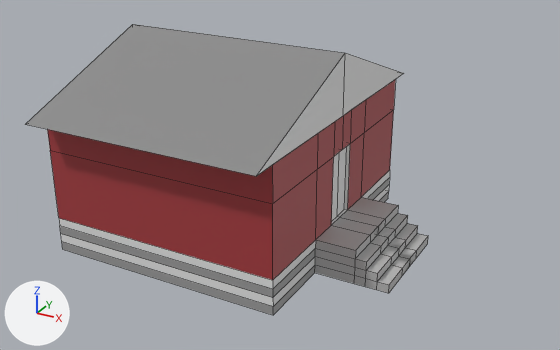
Before and after pictures for a commit that changed the FBX model Assets/Models/house red.fbx.
One viewpoint serves both versions: a camera (50 mm lens) standing at (7.51, -3.25, 7.16) and looking at (1.26, 8.11, 1.48). Arrows for +X, +Y and +Z are at lower left; the lights stay in place. Mesh edges are drawn as thin lines. Where no turn or scale is listed for an object, it has been applied to the vertices.

In view in the first picture: 'House2'.
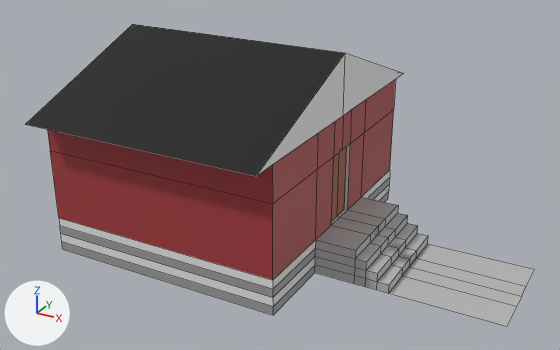
The newer file is also turned or shifted as a whole; pictures and numbers use the older file's frame.

Changed parts and their boxes [x1, y1, x2, y2] in the pictures (560 x 350 px):
'House2', reshaped (27% wider): before [26, 24, 428, 315]; after [26, 24, 535, 326]
part 1 of me_cube_007, added: after [389, 244, 535, 326]
part 2 of me_cube_007, recoloured (grey to brown): [332, 146, 347, 220] in both
part 3 of me_cube_007, recoloured (grey to black): [26, 24, 345, 176] in both

The change, as a list of edits to the scene's bpy script:
```text
Add mat_roof_darker:
    mat_roof_darker = principled_material('Roof Darker')
    mat_roof_darker.base_color = (0.0, 0.0, 0.0)  # black #000000
Add mat_wood:
    mat_wood = principled_material('Wood')
    mat_wood.base_color = (0.291, 0.0705, 0.00605)  # brown #934b12
Change me_cube_007:
    used by ob_house2; location = (0.0, 8.56, 0.0)
    verts and faces of me_cube_007; kept vertices keep their numbers, new ones are numbered from 140
    before: 81 (3.67, 0.0, 0.0) at pixel (409, 266), 82 (3.67, -0.36, 0.0) at pixel (402, 275), 83 (3.67, -1.0, 0.0) at pixel (388, 293), 136 (3.67, 0.36, 0.0) at pixel (416, 258), 137 (3.67, 1.0, 0.0) at pixel (427, 243)
    remove me_cube_007.from_pydata(...)  # 140 vertices, 136 faces; spans x -2.27..3.67, y -3.0..3.0, z 0.0..3.77
    add me_cube_007.from_pydata(...)  # 145 vertices, 140 faces; spans x -2.27..5.67, y -3.0..3.0, z 0.0..3.77
    me_cube_007 part 1
    add for new, old in zip([*range(140, 145)], [81, 82, 83, 136, 137]): verts[new] = verts[old] + (2.0, 0.0, 0.0)
    add faces += [(81, 82, 141, 140), (82, 83, 142, 141), (81, 140, 143, 136), (136, 143, 144, 137)]  # mat_concrete (grey #bababa)
    me_cube_007 part 2: 2 faces spanning x 2.2, y -0.36..0.36, z 0.66..2.01 switch from mat_house (white #e7e7e7) to mat_wood (brown #934b12)
    me_cube_007 part 3: 2 faces spanning x -2.27..2.27, y -3.0..3.0, z 2.65..3.77 switch from mat_roof_lighter (grey #8b8b8b) to mat_roof_darker (black #000000)
```
